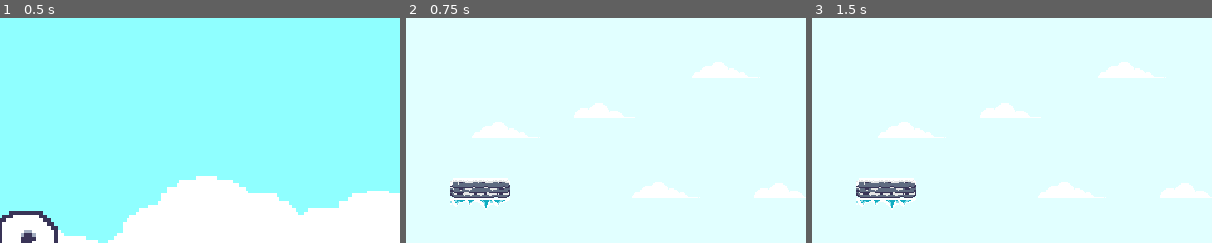
Above: before the commit, frames 1-3 (left to right).
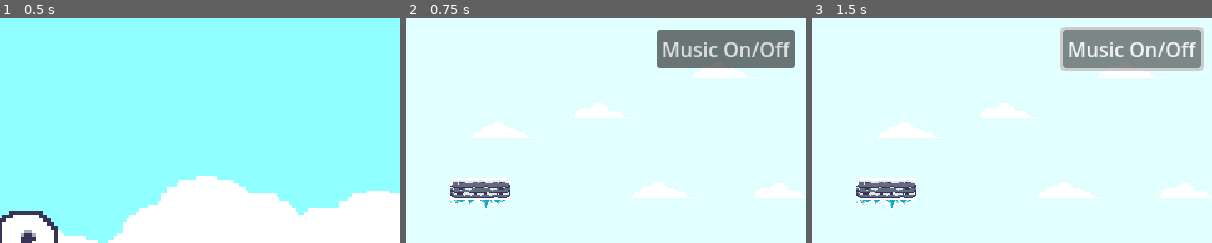
Above: after the commit, the same moments.

Repository: mwalterskirchen/waddle_ice_odyssey
Game: Godot game, scene res://src/main_menu.tscn
The game is run twice, just before and just after one commit, with the same random seed, the same clock (stepped at 60 frames per second) and the same inputs.
Inputs (mouse positions are % of the whole screen's width and height, from its top left):
- Up to frame 1 (0.5 s): no input
- Up to frame 2 (0.75 s): click (50, 50) at 0.5 s
- Up to frame 3 (1.5 s): click (89, 7) at 1.25 s, where only the run after the commit has a clickable "Music On/Off"
The pictures show only the part of the screen within x 50-100%, y 0-50%; the shares and areas given below are measured in that part.

Frame 1 is identical in both runs. In frame 2, 5.8% of the frame differs, in the area x 62-98%, y 5-23%; in frame 3, 6.6%, in the area x 62-98%, y 4-24%.

Commit message:
adding mute button

Diff:
--- a/project.godot
+++ b/project.godot
@@ -14,6 +14,10 @@
 run/main_scene="res://src/main_menu.tscn"
 config/features=PackedStringArray("4.2", "GL Compatibility")
 config/icon="res://icon.svg"
+
+[autoload]
+
+GlobalSignals="*res://src/Scripts/global_signals.gd"
 
 [display]
 
--- /dev/null
+++ b/src/Scenes/Maps/bg_music.gd
@@ -0,0 +1,10 @@
+extends AudioStreamPlayer
+
+var is_music_playing = true
+
+func _ready():
+	GlobalSignals.connect("toggle_music", _on_toggle_music)
+
+func _on_toggle_music():
+	AudioServer.set_bus_mute(AudioServer.get_bus_index("Master"), !is_music_playing)
+	is_music_playing = !is_music_playing
--- a/src/Scenes/Maps/level_1.gd
+++ b/src/Scenes/Maps/level_1.gd
@@ -1,10 +1,4 @@
 extends Node2D
-
-
-# Called when the node enters the scene tree for the first time.
-func _ready():
-	pass # Replace with function body.
-
 
 # Called every frame. 'delta' is the elapsed time since the previous frame.
 func _process(delta):
--- a/src/Scenes/Maps/level_1.tscn
+++ b/src/Scenes/Maps/level_1.tscn
@@ -6,6 +6,7 @@
 [ext_resource type="Texture2D" uid="uid://bmmhg06wswlin" path="res://src/Deco/clouds.png" id="2_0gvnq"]
 [ext_resource type="AudioStream" uid="uid://dtutc36dpk2ki" path="res://src/Audio/Music/enchanted-chimes-177906.mp3" id="4_a72jt"]
 [ext_resource type="PackedScene" uid="uid://7a0veyl07q14" path="res://src/UI/HUD.tscn" id="5_evvx0"]
+[ext_resource type="Script" path="res://src/Scenes/Maps/bg_music.gd" id="6_xdd6h"]
 
 [sub_resource type="TileSetAtlasSource" id="TileSetAtlasSource_p5w4q"]
 texture = ExtResource("1_jxdxk")
@@ -79,8 +80,9 @@
 format = 2
 layer_0/tile_data = PackedInt32Array(1310720, 131072, 1, 1310721, 196608, 1, 1310722, 196608, 1, 1310723, 196608, 1, 13 …(4275 unchanged characters)…
 
-[node name="AudioStreamPlayer" type="AudioStreamPlayer" parent="."]
+[node name="BG Music" type="AudioStreamPlayer" parent="."]
 stream = ExtResource("4_a72jt")
 autoplay = true
+script = ExtResource("6_xdd6h")
 
 [node name="HUD" parent="." instance=ExtResource("5_evvx0")]
--- /dev/null
+++ b/src/Scripts/global_signals.gd
@@ -0,0 +1,6 @@
+extends Node
+
+signal toggle_music
+
+func _ready():
+	pass
--- a/src/UI/HUD.tscn
+++ b/src/UI/HUD.tscn
@@ -1,6 +1,7 @@
-[gd_scene load_steps=2 format=3 uid="uid://7a0veyl07q14"]
+[gd_scene load_steps=3 format=3 uid="uid://7a0veyl07q14"]
 
 [ext_resource type="Texture2D" uid="uid://d3x7j4kdrkssb" path="res://src/UI/hearts.png" id="1_jyuow"]
+[ext_resource type="Script" path="res://src/UI/music_toggle.gd" id="2_dwn4g"]
 
 [node name="HUD" type="Control"]
 layout_mode = 3
@@ -10,14 +11,14 @@
 grow_horizontal = 2
 grow_vertical = 2
 
-[node name="NinePatchRect" type="NinePatchRect" parent="."]
+[node name="Heart1" type="NinePatchRect" parent="."]
 layout_mode = 2
 offset_right = 16.0
 offset_bottom = 16.0
 texture = ExtResource("1_jyuow")
 region_rect = Rect2(16, 2.08165e-12, 16, 16)
 
-[node name="NinePatchRect2" type="NinePatchRect" parent="."]
+[node name="Heart2" type="NinePatchRect" parent="."]
 layout_mode = 2
 offset_left = 28.0
 offset_right = 44.0
@@ -25,10 +26,21 @@
 texture = ExtResource("1_jyuow")
 region_rect = Rect2(16, 2.08165e-12, 16, 16)
 
-[node name="NinePatchRect3" type="NinePatchRect" parent="."]
+[node name="Heart3" type="NinePatchRect" parent="."]
 layout_mode = 2
 offset_left = 14.0
 offset_right = 30.0
 offset_bottom = 16.0
 texture = ExtResource("1_jyuow")
 region_rect = Rect2(16, 2.08165e-12, 16, 16)
+
+[node name="Music Toggle" type="Button" parent="."]
+layout_mode = 0
+offset_left = 517.0
+offset_top = 9.0
+offset_right = 628.0
+offset_bottom = 40.0
+text = "Music On/Off"
+script = ExtResource("2_dwn4g")
+
+[connection signal="pressed" from="Music Toggle" to="Music Toggle" method="_on_pressed"]
--- /dev/null
+++ b/src/UI/music_toggle.gd
@@ -0,0 +1,5 @@
+extends Button
+
+
+func _on_pressed():
+	GlobalSignals.emit_signal("toggle_music")
Not shown: 1 places in src/Scenes/Maps/level_1.tscn that only renumber resources
